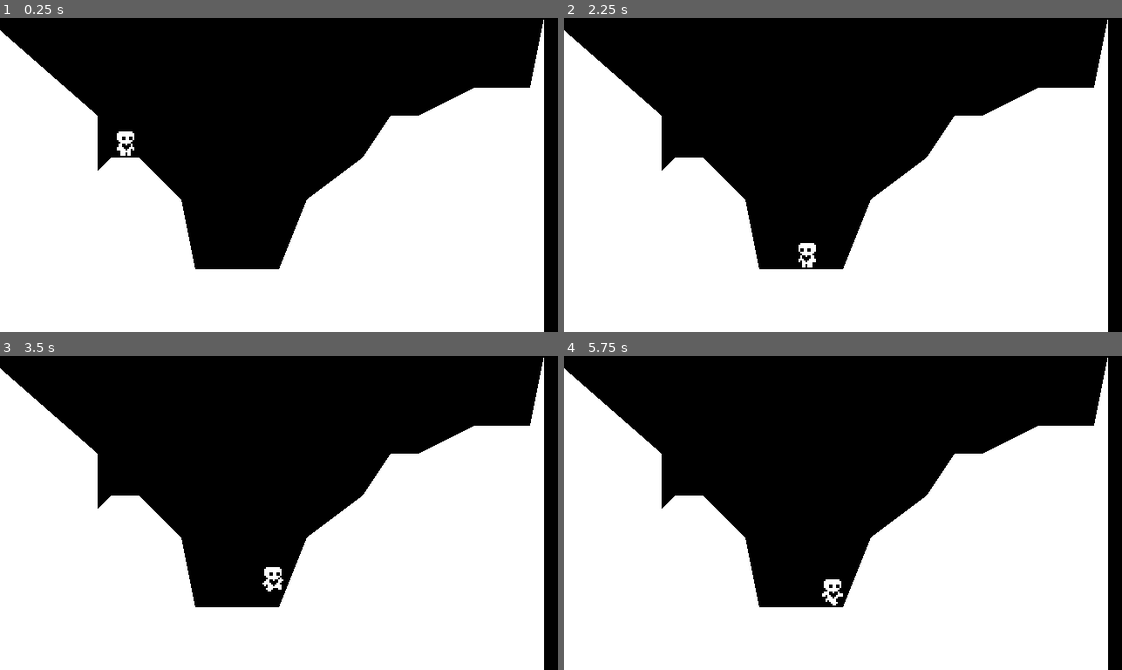
Above: before the commit, frames 1-4 (two rows, left to right).
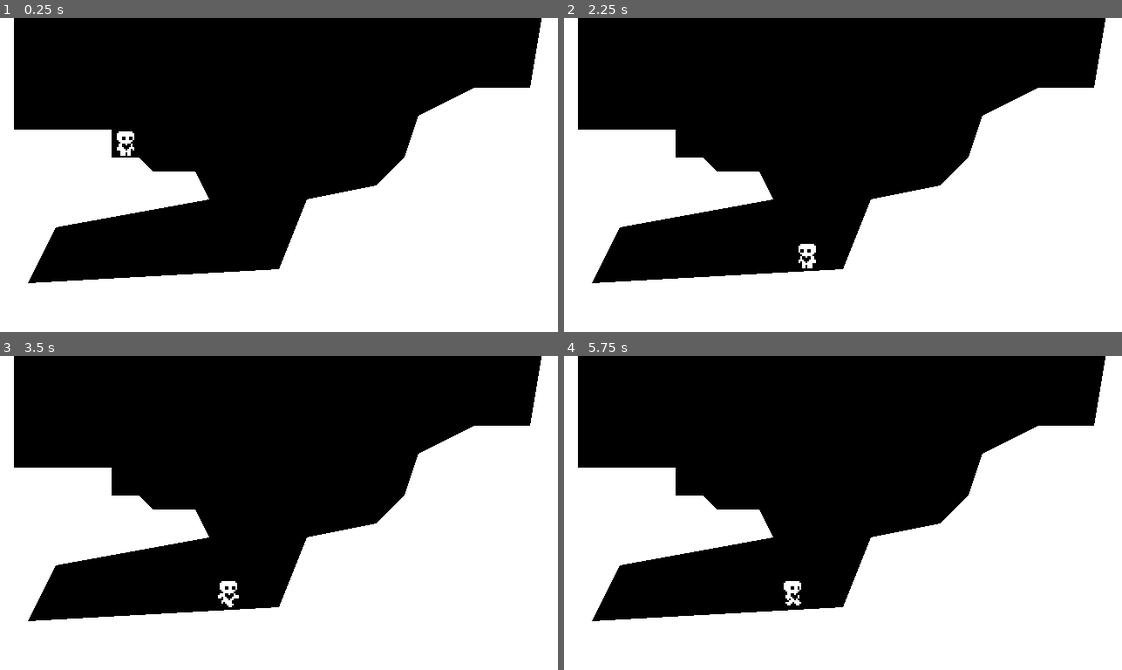
Above: after the commit, the same moments.

Repository: tobynk/HeartPlatformer
Game: Godot game, scene res://world.tscn
Two runs of this game, one before a commit and one after it. Both use one fixed random seed, a clock stepped at 60 frames per second and the inputs below.
Inputs:
- Up to frame 1 (0.25 s): no input
- Up to frame 2 (2.25 s): tap Enter at 0.5 s; hold Right (ui_right) 0.53-2.03 s; tap Up (ui_up) at 0.77, 1.52 s; hold Left (ui_left) from 2.03 s (still down)
- Up to frame 3 (3.5 s): release Left (ui_left) at 2.78 s; hold Right (ui_right) from 2.78 s (still down); tap Up (ui_up) at 3.02 s
- Up to frame 4 (5.75 s): tap Up (ui_up) at 3.77, 4.52 s; release Right (ui_right) at 4.28 s; hold Left (ui_left) 4.28-5.03 s; hold Right (ui_right) from 5.03 s (still down)

The runs differ from the first frame. In frame 1, 13% of the frame differs, in the area x 0-100%, y 0-100%; in frame 2, 13%; in frame 3, 13%; in frame 4, 13%.

Commit message:
idk what i did

Diff:
--- a/world.tscn
+++ b/world.tscn
@@ -10,7 +10,7 @@
 
 [node name="CollisionPolygon2D" type="CollisionPolygon2D" parent="StaticBody2D"]
 position = Vector2(-8, 0)
-polygon = PackedVector2Array(0, 0, 0, 0, 64, 56, 64, 88, 72, 80, 88, 80, 96, 88, 112, 104, 120, 144, 168, 144, 184, 104, 216, 80, 232, 56, 248, 56, 264, 48, 280, 40, 312, 40, 320, 0, 320, 184, 0, 184)
+polygon = PackedVector2Array(8, -64, 16, -64, 16, 64, 72, 64, 72, 80, 88, 80, 96, 88, 120, 88, 128, 104, 40, 120, 24, 152, 168, 144, 184, 104, 224, 96, 240, 80, 248, 56, 264, 48, 280, 40, 312, 40, 328, -56, 328, 184, 8, 184, 8, 0)
 
 [node name="Polygon2D" type="Polygon2D" parent="StaticBody2D/CollisionPolygon2D"]
 
